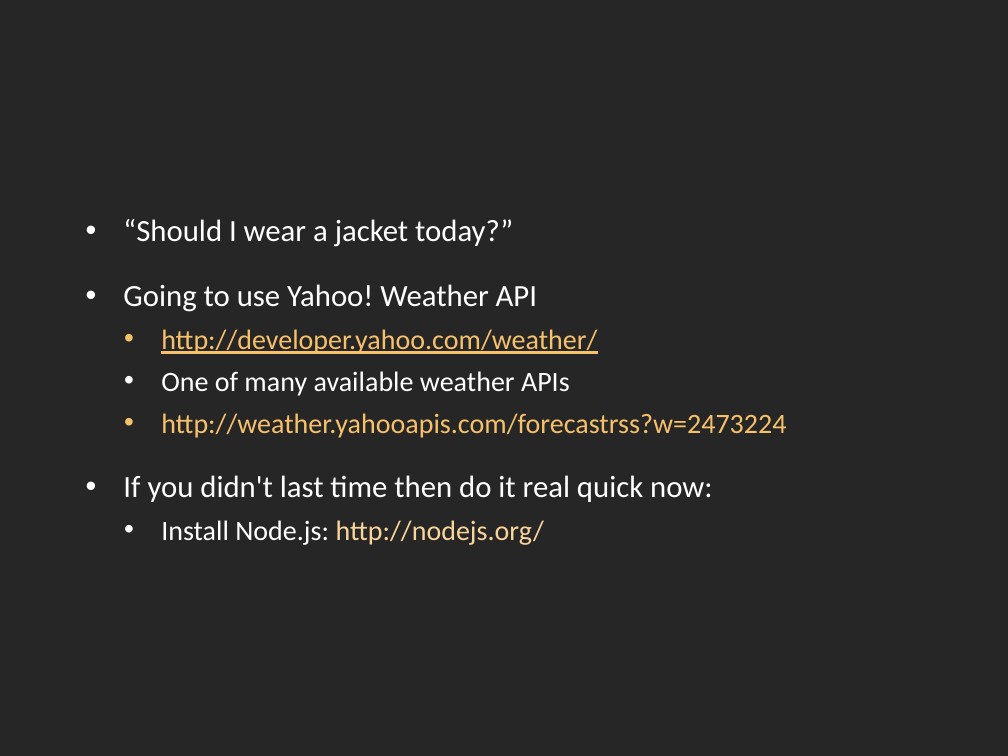
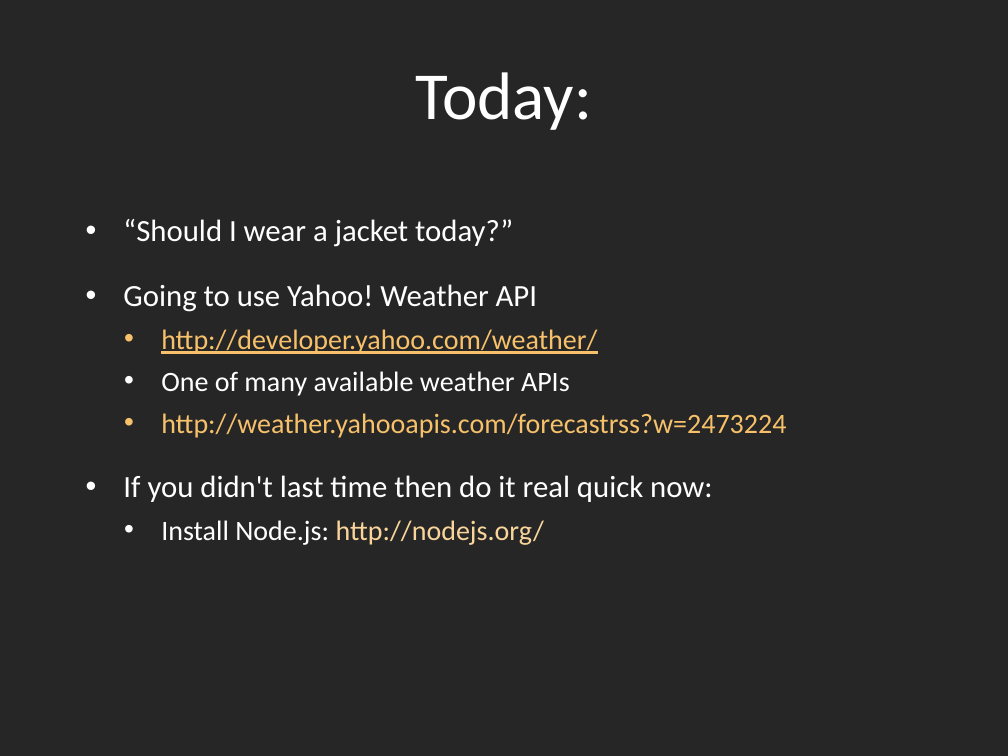
Before and after one commit to dantasse/ssuiweb2014, a slide deck: slide 8 of week08/week08.pptx (slide 7 before the commit). Drawn at 1008x756 pixels with LibreOffice and Linux fonts; fonts in the diff are those of the drawing. Boxes give left, top, right and bottom in pixels: in the first picture for what was removed or moved away, otherwise in the second. Text is boxed around its words. In the diff, an @@ line names an element or a change of style, - is before the commit and + after.

```diff
--- a/week08/week08.pptx
+++ b/week08/week08.pptx
@@ title added at [415, 72, 592, 130], 48 pt, text #FFFFFF @@
+Today:
```
Also in this commit, not shown: 2 other slides changed, 2 slides added.
